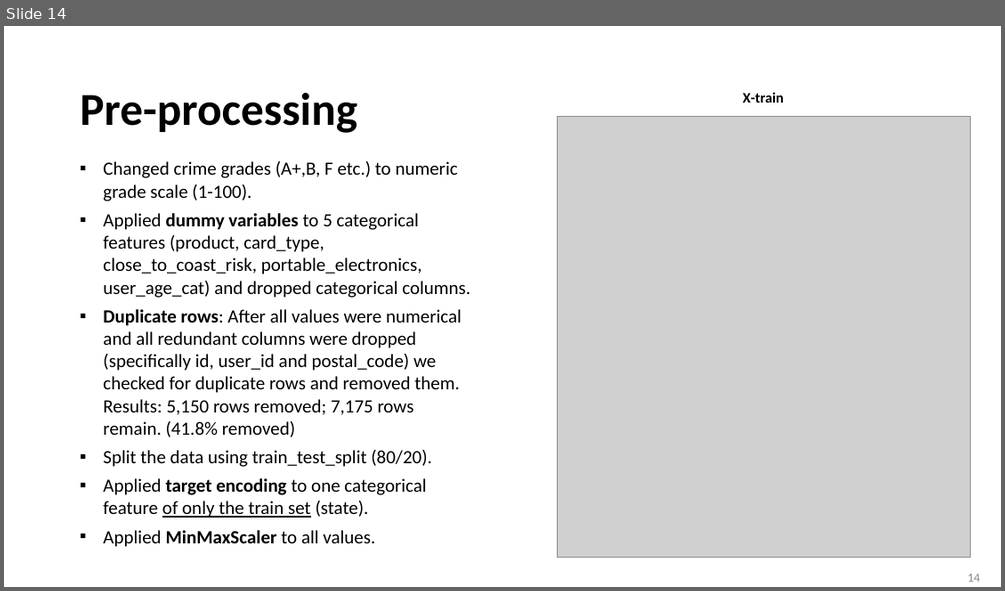
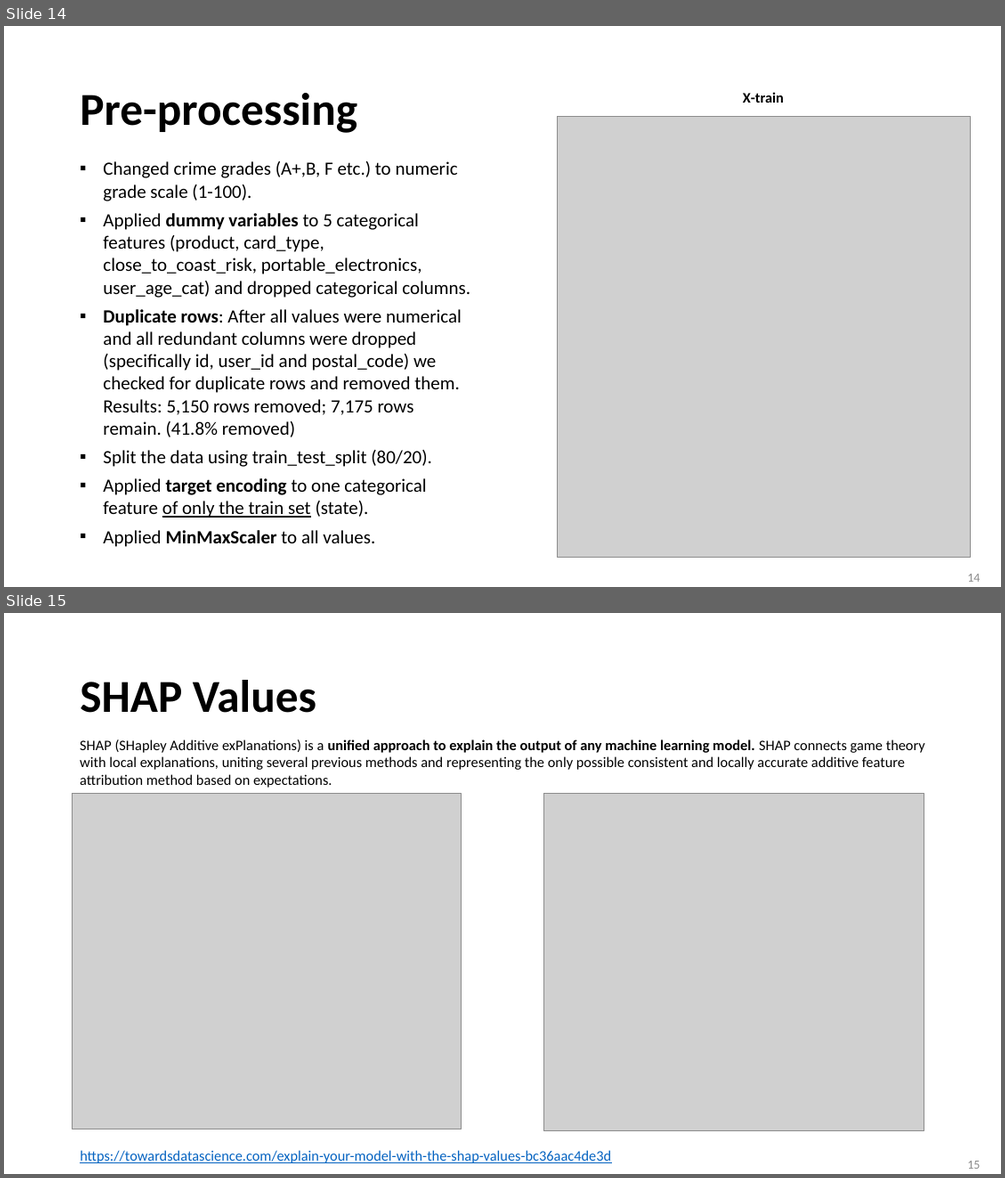
Before and after one commit to linoybar/Classification-Python-Project---Insurance, a slide deck: Insurance Classification Project - presentation.pptx. Shown one above the other, each under a label of ours: slide 14 before the commit, slides 14 and 15 after it. The pictures are 1005x591 and 1005x1178 pixels, drawn with LibreOffice and Linux fonts; fonts in the diff are those of the drawing; grey boxes stand for pictures. Boxes give left, top, right and bottom in pixels: in the first picture for what was removed or moved away, otherwise in the second. Text is boxed around its words. In the diff, an @@ line names an element or a change of style, - is before the commit and + after.

```diff
--- a/Insurance Classification Project - presentation.pptx
+++ b/Insurance Classification Project - presentation.pptx
@@ slide 15 added at bbox=[4, 613, 1001, 1174], background #FFFFFF @@
@@ title added at bbox=[80, 680, 316, 713], 44 pt, text #000000, bold @@
+SHAP Values
@@ text added at bbox=[80, 739, 925, 787], 14 pt, text #000000 @@
+SHAP (SHapley Additive exPlanations) is a unified approach to explain the output of any machine learning model. SHAP connects game theory with local explanations, uniting several previous methods and representing the only possible consistent and locally accurate additive feature attribution method based on expectations.
@@ picture added at bbox=[72, 793, 461, 1128] @@
@@ picture added at bbox=[544, 793, 924, 1130] @@
@@ text added at bbox=[80, 1150, 611, 1163], 14 pt, text #0563C1, underline @@
+https://towardsdatascience.com/explain-your-model-with-the-shap-values-bc36aac4de3d
@@ page number added at bbox=[967, 1160, 979, 1168], 12 pt, text #8C8C8C @@
+15
```
Also in this commit, not shown: 8 slides changed.
